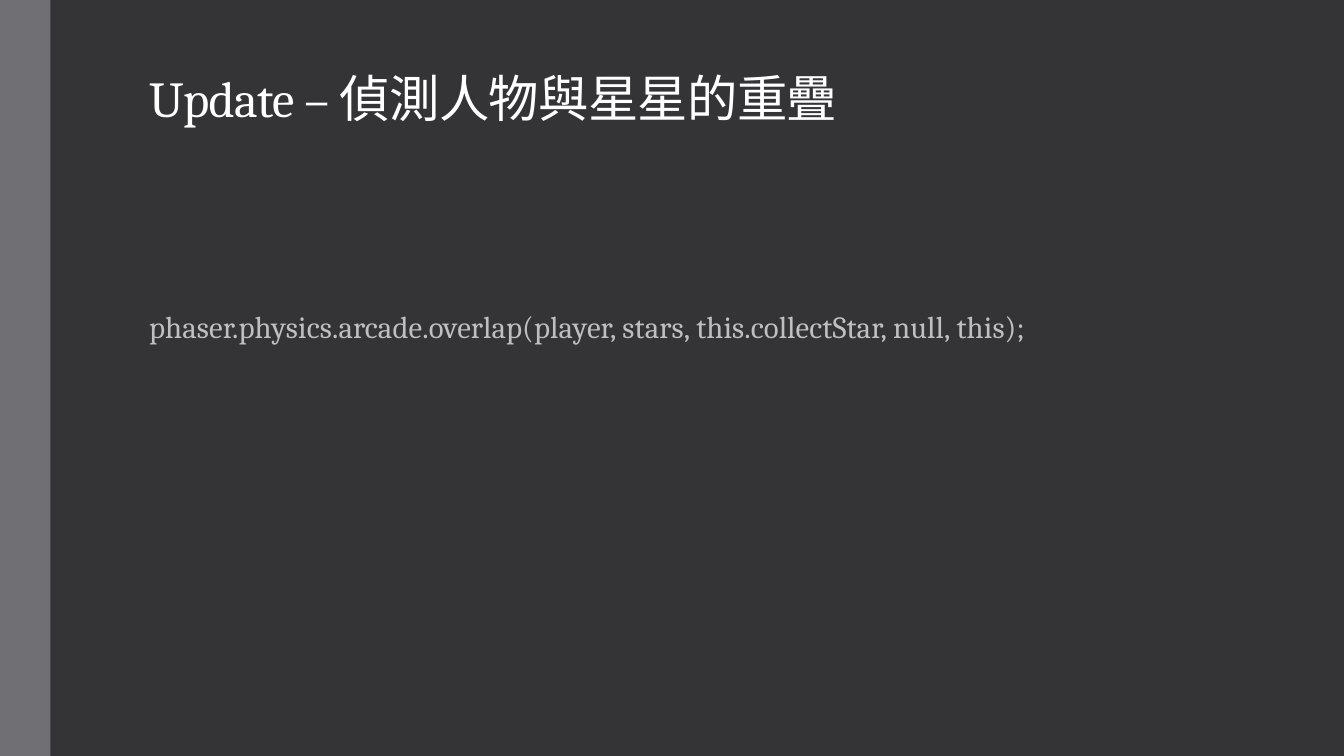
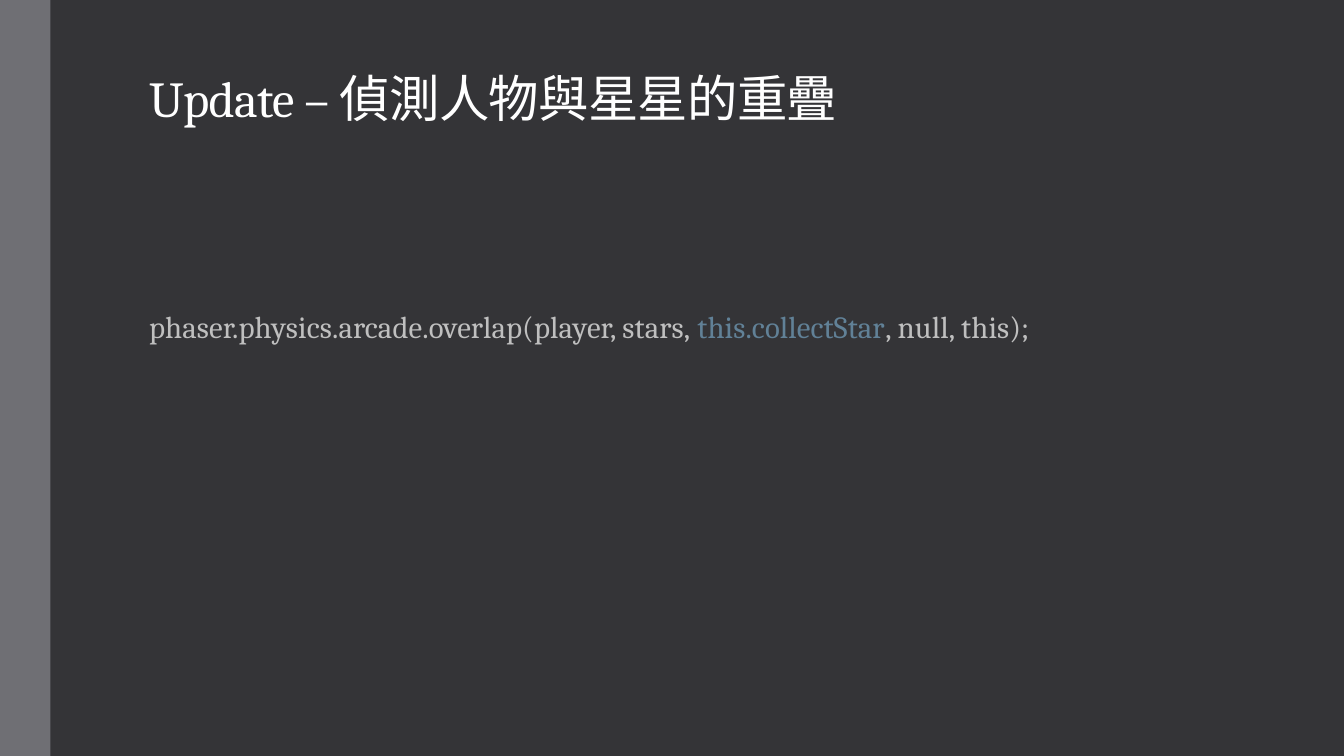
Before and after one commit to NCHUIT/104B_phaser_maple_game, a slide deck: slide 13 of maple_01.pptx. Drawn at 1344x756 pixels with LibreOffice and Linux fonts; fonts in the diff are those of the drawing. Boxes give left, top, right and bottom in pixels: in the first picture for what was removed or moved away, otherwise in the second. Text is boxed around its words. In the diff, an @@ line names an element or a change of style, - is before the commit and + after.

```diff
--- a/maple_01.pptx
+++ b/maple_01.pptx
@@ subtitle "phaser.physics.arcade.overlap(player, stars, this.collectSta ..." at (149, 316, 1029, 345): text colour #BFBFBF to #618197 in "this.collectStar," @@
```
Also in this commit, not shown: 11 other slides changed, 1 other file.
